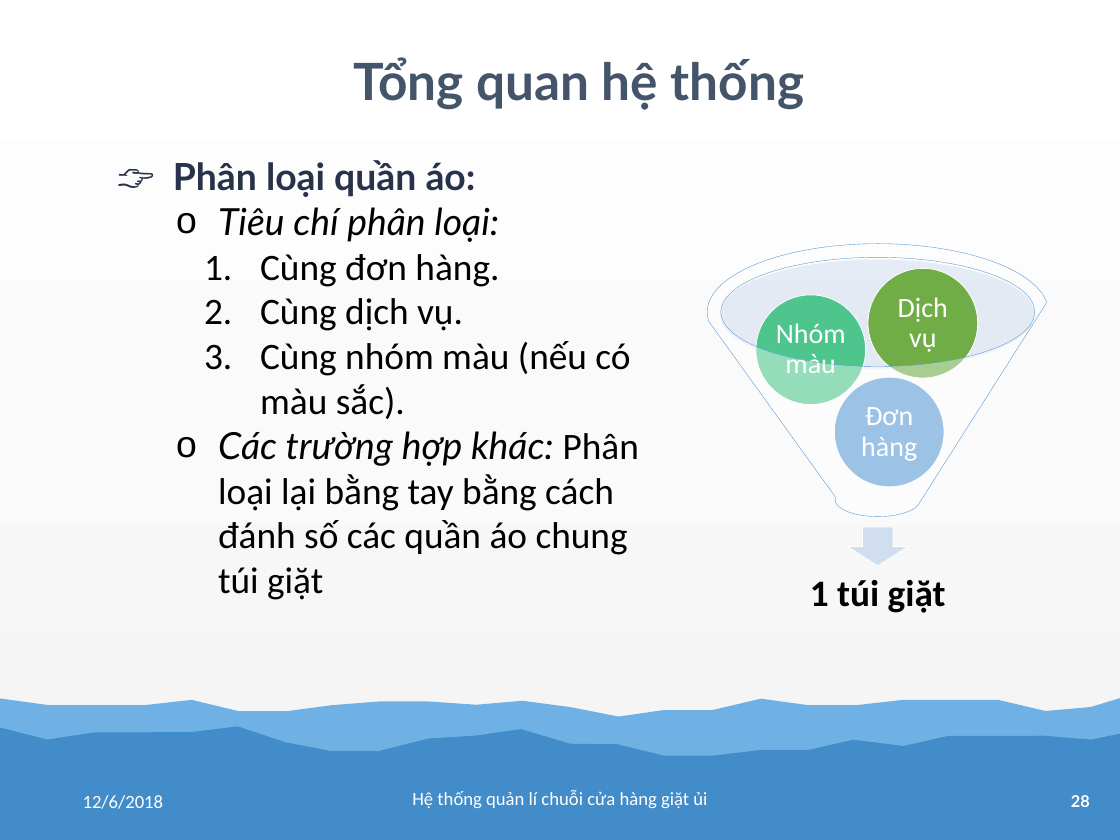
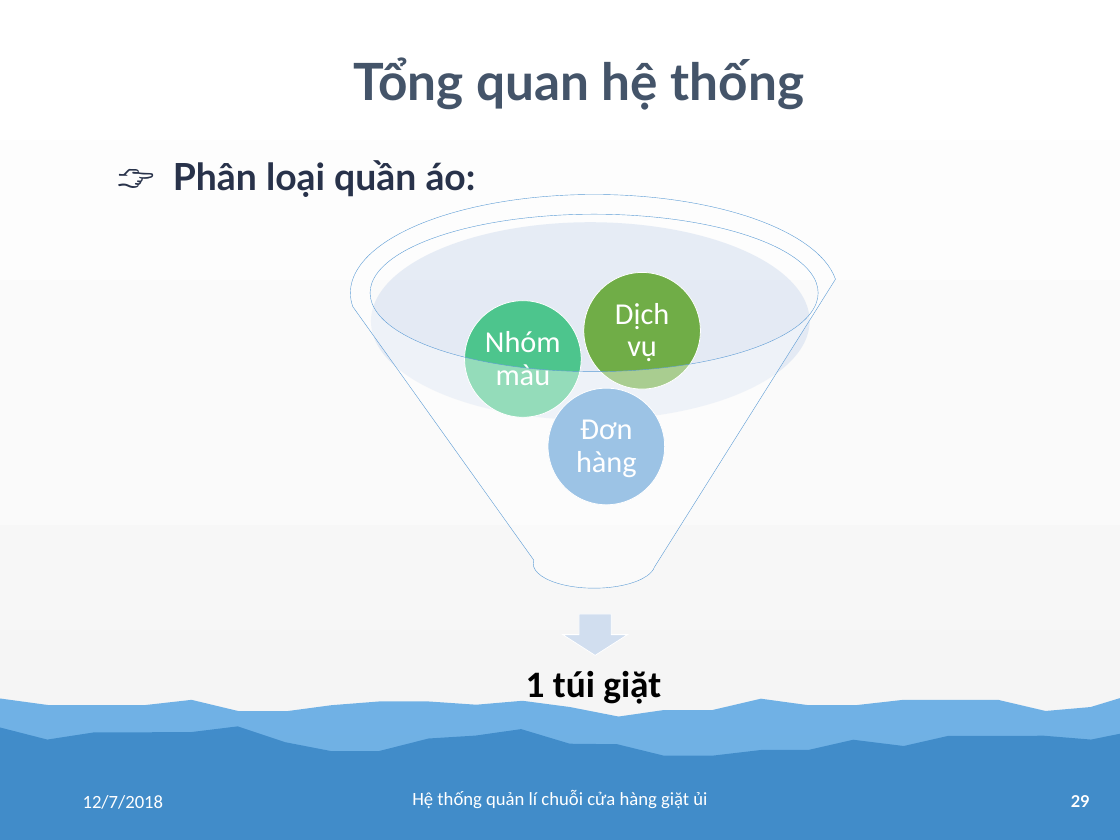
Before and after one commit to tranhoanghuan/Lu-n-v-n, a slide deck: slide 29 of baoCao/bao_cao.pptx (slide 28 before the commit). Drawn at 1120x840 pixels with LibreOffice and Linux fonts; fonts in the diff are those of the drawing. Boxes give left, top, right and bottom in pixels: in the first picture for what was removed or moved away, otherwise in the second. Text is boxed around its words. In the diff, an @@ line names an element or a change of style, - is before the commit and + after.

```diff
--- a/baoCao/bao_cao.pptx
+++ b/baoCao/bao_cao.pptx
@@ text at [218, 207, 639, 600]: paragraphs removed @@
-o Tiêu chí phân loại:
-  1. Cùng đơn hàng.
-  2. Cùng dịch vụ.
-  3. Cùng nhóm màu (nếu có màu sắc).
-o Các trường hợp khác: Phân loại lại bằng tay bằng cách đánh số các quần áo chung túi giặt
@@ funnel: place and size @@
-funnel at [707, 244, 1048, 516]
+funnel at [351, 194, 838, 588]
@@ ellipse added at [371, 222, 809, 420], fill #C4D5EB at 40% opacity @@
@@ ellipse removed at [720, 259, 1034, 368] @@
@@ ellipse: place and size @@
-ellipse at [868, 268, 978, 378]
+ellipse at [584, 272, 700, 389]
@@ size 36 to 39 pt; more space between paragraphs in 3 elements at [576, 419, 637, 477], [485, 331, 561, 385], [615, 303, 669, 361] @@
@@ text "Dịch vụ": place and size @@
-text "Dịch vụ" at [898, 297, 948, 352]
+text "Dịch vụ" at [615, 303, 669, 361]
@@ ellipse: place and size @@
-ellipse at [756, 295, 866, 405]
+ellipse at [465, 301, 581, 417]
@@ text "Nhóm màu": place and size @@
-text "Nhóm màu" at [776, 323, 846, 373]
+text "Nhóm màu" at [485, 331, 561, 385]
@@ ellipse: place and size @@
-ellipse at [834, 377, 944, 487]
+ellipse at [548, 388, 665, 505]
@@ text "Đơn hàng": place and size @@
-text "Đơn hàng" at [861, 407, 917, 461]
+text "Đơn hàng" at [576, 419, 637, 477]
@@ down arrow: place and size @@
-down arrow at [847, 527, 908, 566]
+down arrow at [563, 614, 628, 655]
@@ text "1 túi giặt": place and size @@
-text "1 túi giặt" at [810, 580, 946, 613]
+text "1 túi giặt" at [526, 671, 661, 707]
@@ text at [83, 795, 164, 809]: text changed @@
-12/6/2018
+12/7/2018
@@ page number at [1071, 795, 1090, 807]: text changed @@
-28
+29
```
Also in this commit, not shown: 33 other slides changed, 1 slide added, 3 other files.
